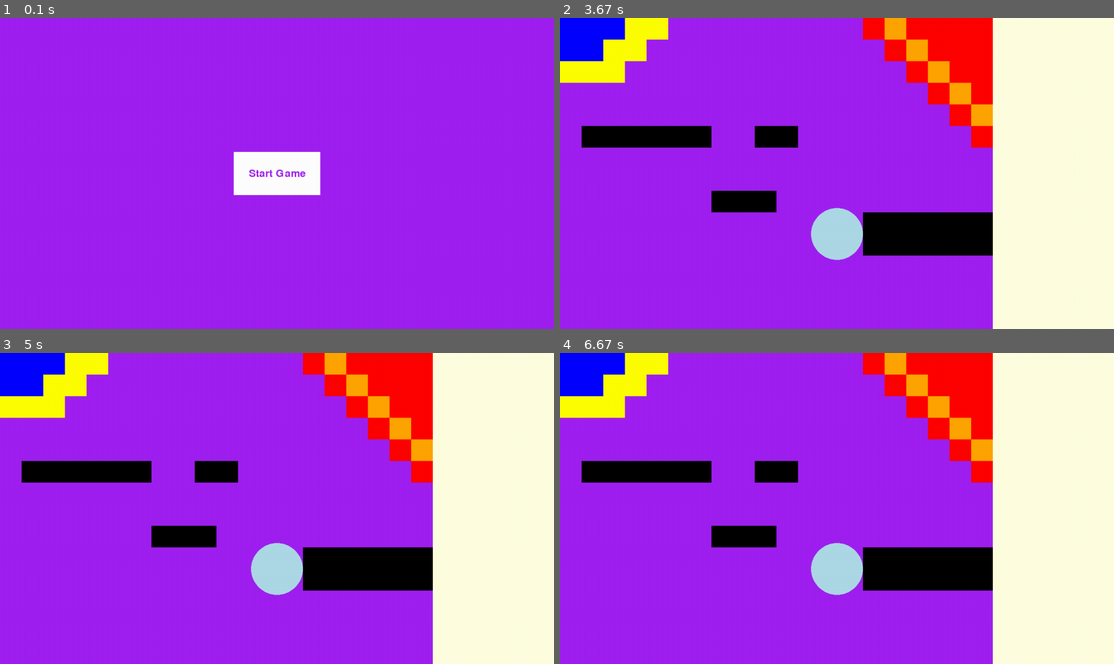
Above: before the commit, frames 1-4 (two rows, left to right).
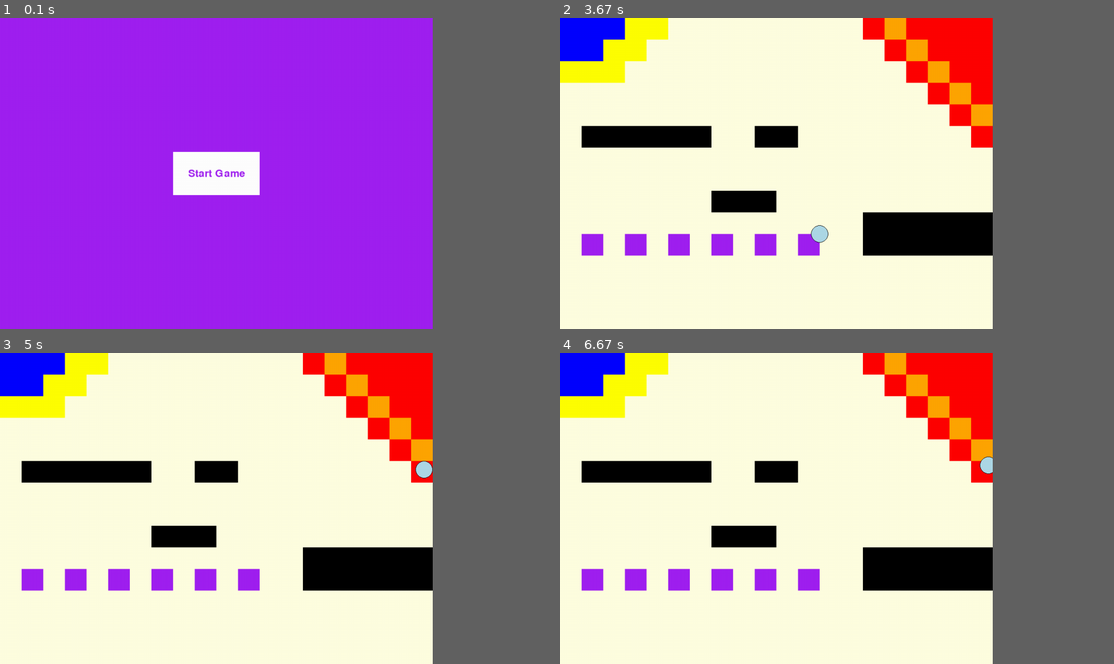
Above: after the commit, the same moments.

Repository: Luk38/Roboarena
Game: pygame game, started from RoboarenaGame.py
Same seed, same stepped clock (60 frames per second), same inputs: the game is played once before the commit and once after it.
Inputs:
- Up to frame 1 (0.1 s): no input
- Up to frame 2 (3.67 s): hold D 0.33-0.8 s; hold W 0.83-1.3 s; hold A 1.83-2.37 s; hold S 2.4-2.87 s; click "Start Game" at 3.45 s
- Up to frame 3 (5 s): hold W 3.73-4.2 s; hold D 4.23-4.87 s; hold S from 4.9 s (still down)
- Up to frame 4 (6.67 s): release S at 5.27 s; hold A 5.3-5.77 s; hold D 5.8-6.27 s; hold W 6.3-6.6 s; hold D from 6.63 s (still down)
In our replay, the window is 900x506 before the commit and 703x506 after it. These sizes can differ from the game's own. Grey fills any space a smaller window leaves; there, only what the larger window draws over its background counts as a difference.

The runs differ from the first frame. In frame 1, 3.1% of the frame differs, in the area x 31-58%, y 42-58%; in frame 2, 62%; in frame 3, 62%, in the area x 0-79%, y 0-100%; in frame 4, 62%.

Commit message:
movement + slight changes

Diff:
--- a/BasicRobot.py
+++ b/BasicRobot.py
@@ -11,3 +11,4 @@
 
     def draw(self, screen):
         pygame.draw.circle(screen, self.color, (self.x, self.y), self.r)
+        pygame.draw.circle(screen, 'black', (self.x, self.y), self.r,width=1)
--- a/RoboarenaGame.py
+++ b/RoboarenaGame.py
@@ -4,7 +4,7 @@
 pygame.init()
 
 # Define Screen and Colors
-SCREEN_WIDTH = 1280
+SCREEN_WIDTH = 1000
 SCREEN_HEIGHT = 720
 PURPLE = (128, 0, 128)
 WHITE = (255, 255, 255)
@@ -34,7 +34,11 @@
 Arena = arena(1000, 1000, 50, 50)
 
 # Player
-Player = BasicRobot("lightblue", 640, 500, 60, 45)
+Player = BasicRobot("lightblue", 640, 500, 20, 45)
+
+# Movement directions
+x_dir=0
+y_dir=0
 
 while True:
     # Process player inputs.
@@ -44,17 +48,23 @@
             raise SystemExit
         if event.type == pygame.KEYDOWN:
             if event.key == pygame.K_w:
-                print("w")
-                # add movement
+                y_dir=-1
             elif event.key == pygame.K_a:
-                print("a")
-                # add movement
+                x_dir=-1
             elif event.key == pygame.K_s:
-                print("s")
-                # add movement
+                y_dir=1
             elif event.key == pygame.K_d:
-                print("d")
-                # add movement
+                x_dir=1
+
+        if event.type == pygame.KEYUP:
+            if event.key == pygame.K_w:
+                y_dir=0
+            elif event.key == pygame.K_a:
+                x_dir=0
+            elif event.key == pygame.K_s:
+                y_dir=0
+            elif event.key == pygame.K_d:
+                x_dir=0
         # add Mouse movement
         if event.type == pygame.MOUSEMOTION:
             print(event.pos)
@@ -88,5 +98,8 @@
                          (SCREEN_WIDTH // 2 - BUTTON_WIDTH // 2, SCREEN_HEIGHT // 2 - BUTTON_HEIGHT // 2, BUTTON_WIDTH, BUTTON_HEIGHT))
         screen.blit(text_surface, text_rect)
 
+    Player.x+=10*x_dir
+    Player.y+=10*y_dir
+
     pygame.display.flip()  # Refresh on-screen display
     clock.tick(60)         # wait until next frame (at 60 FPS)
--- a/arena.py
+++ b/arena.py
@@ -8,7 +8,7 @@
         self.tileheight = tileheight
         self.tilewidth = tilewidth
 
-    n = pygame.Color('purple')
+    n = pygame.Color('lightyellow')
     g = pygame.Color('purple')
     b = pygame.Color('blue')
     y = pygame.Color('yellow')
